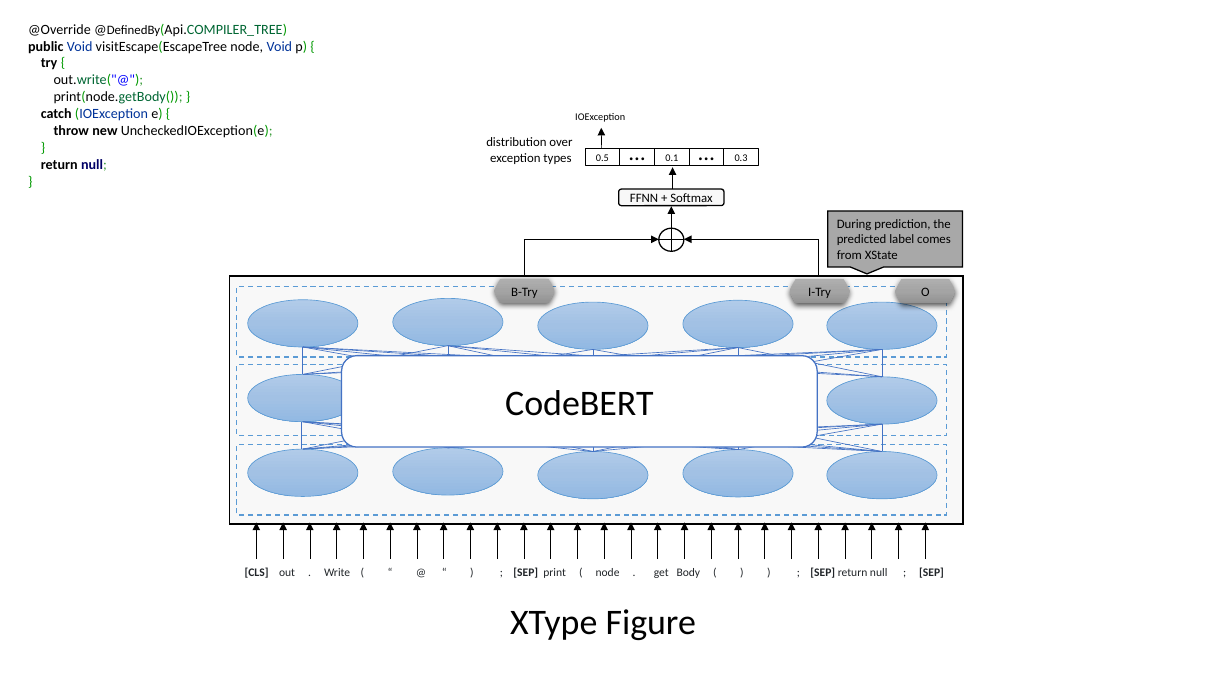
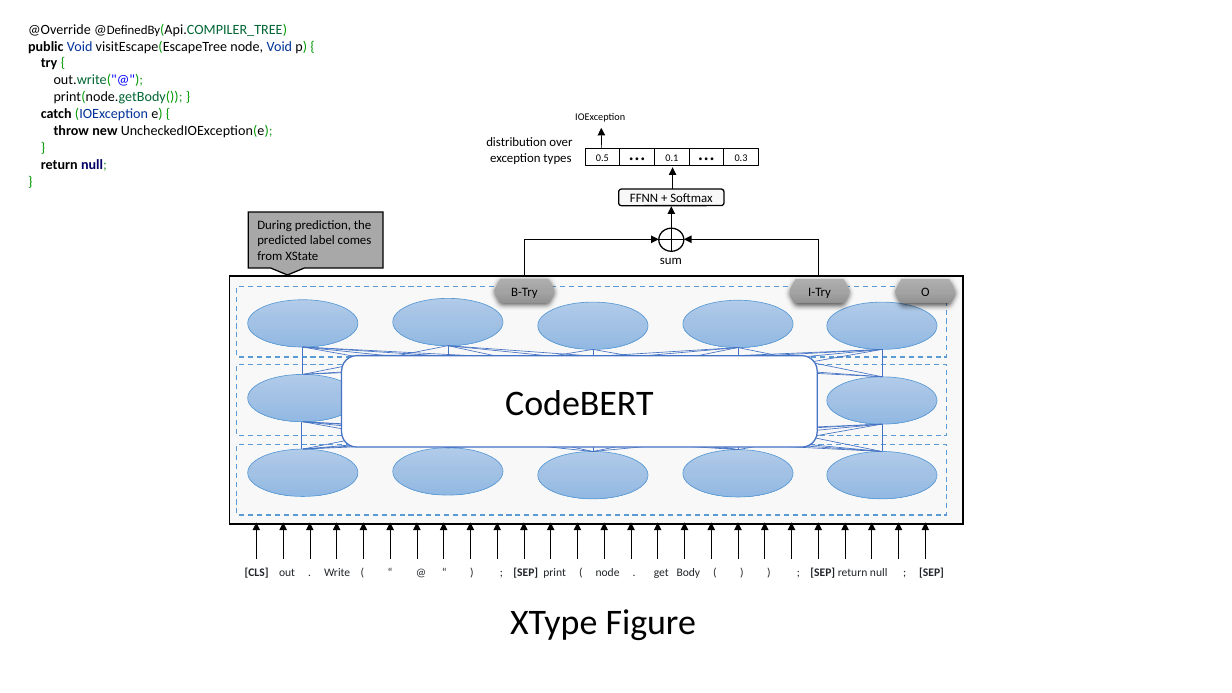
Before and after one commit to tien-n-nguyen/exception, a slide deck: slide 4 of EH-figures.pptx. Drawn at 1232x693 pixels with LibreOffice and Linux fonts; fonts in the diff are those of the drawing. Boxes give left, top, right and bottom in pixels: in the first picture for what was removed or moved away, otherwise in the second. Text is boxed around its words. In the diff, an @@ line names an element or a change of style, - is before the commit and + after.

```diff
--- a/EH-figures.pptx
+++ b/EH-figures.pptx
@@ speech box "During prediction, the predicted label ...": place and size @@
-speech box "During prediction, the predicted label ..." at (828, 211, 963, 267)
+speech box "During prediction, the predicted label ..." at (249, 212, 384, 268)
@@ text added at (660, 257, 682, 264), 10 pt, text #000000 @@
+sum
```
Also in this commit, not shown: 6 other files.
